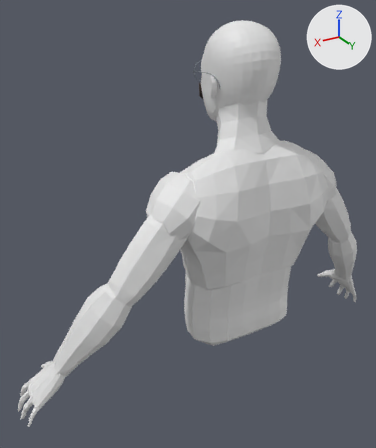
One commit to the Blender file assets/chess/opponent/ManLP-articulated.blend: the scene before it, then after it.
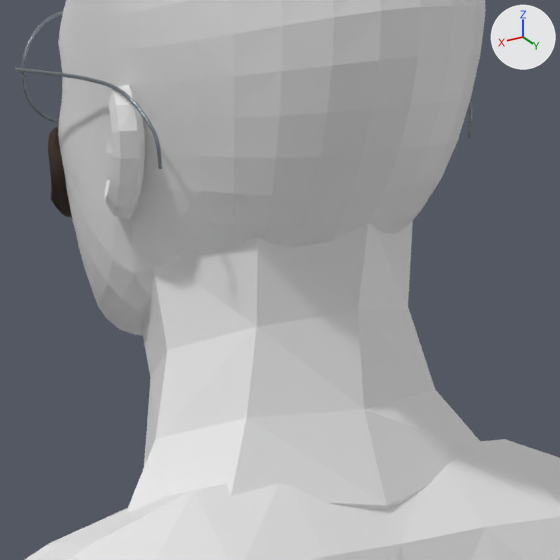
Each version appears first whole from a 50 mm camera at (0.726, 0.955, 0.935) aimed at (0.11, -0.07, 0.422), and next in a close-up on the part from 50% to 78% of the width and 13% to 36% of the height. The axes (+X, +Y, +Z) are drawn at upper right. The lights are the same throughout. The first two pictures are the older version.

The scene before the commit, as lines of its bpy script (objects in view):
```python
ob_geo_chest_male_primitive_realistic_001 = bpy.data.objects.new('GEO-chest_male_primitive_realistic.001', me_geo_chest_male_primitive_realistic_001)
ob_geo_chest_male_primitive_realistic_001.location = (0.0, 0.0, 0.3372)
ob_geo_neck_male_primitive_realistic_001 = bpy.data.objects.new('GEO-neck_male_primitive_realistic.001', me_geo_neck_male_primitive_realistic_001)
ob_geo_neck_male_primitive_realistic_001.location = (0.0, 0.0081, 0.6114)
ob_geo_wire_rim_glasses = bpy.data.objects.new('GEO-wire_rim_glasses', me_wirerimglassesmesh_001)
ob_geo_wire_rim_glasses.location = (0.0, 0.0, 0.0)
# also in view: 'GEO-ear_male_primitive_realistic.L.001' at (0.074, -0.022, 0.76); 'GEO-head_male_primitive_realistic.001' at (0.0, -0.03, 0.779); 'mustache' at (0.0, -0.115, 0.737)
```
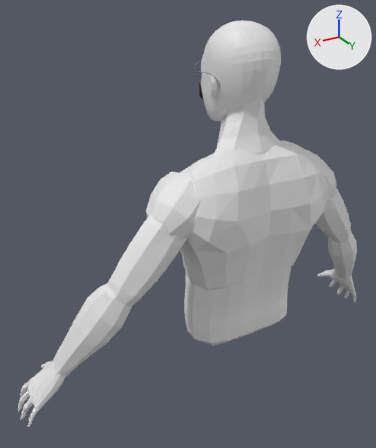
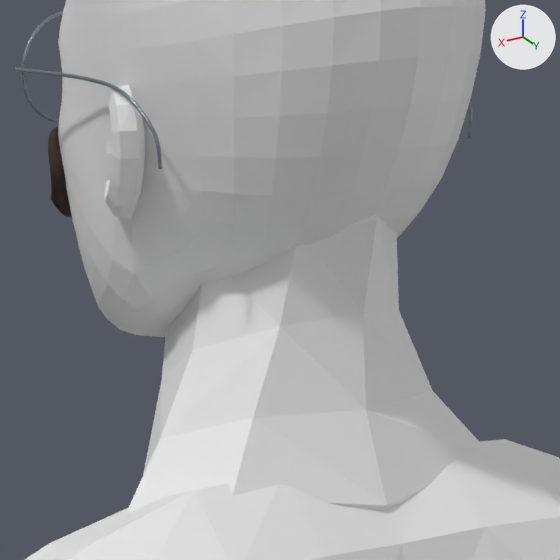
Commit message: Refit chess opponent neck beneath jawline

The change, as a list of edits to the scene's bpy script:
```text
Change me_geo_neck_male_primitive_realistic_001:
    used by ob_geo_neck_male_primitive_realistic_001; location = (0.0, 0.0081, 0.6114)
    remove me_geo_neck_male_primitive_realistic_001.from_pydata(...)  # 50 vertices, 48 faces; spans x -0.108..0.108, y -0.103..0.072, z -0.063..0.139
    add me_geo_neck_male_primitive_realistic_001.from_pydata(...)  # 50 vertices, 48 faces; spans x -0.108..0.108, y -0.093..0.072, z -0.063..0.139
    me_geo_neck_male_primitive_realistic_001 part 1: 26 of 50 vertices moved; they spanned x -0.075..0.075, y -0.103..0.051, z 0.043..0.139 and now span x -0.053..0.053, y -0.093..0.055, z 0.043..0.139; mean shift (0.0, 0.008, 0.0); largest move (-0.075, -0.037, 0.119) -> (-0.045, -0.023, 0.119)
```

Pixel boxes [x1, y1, x2, y2] of what changed, in the close-ups (560 x 560 px; the box of a moved part takes in the faces that stretch with it):
'GEO-neck_male_primitive_realistic.001', reshaped
    before: [126, 221, 490, 513]
    after: [127, 215, 489, 512]
part 1 of me_geo_neck_male_primitive_realistic_001, moved or reshaped
    before: [141, 221, 482, 493]
    after: [145, 221, 481, 493]
